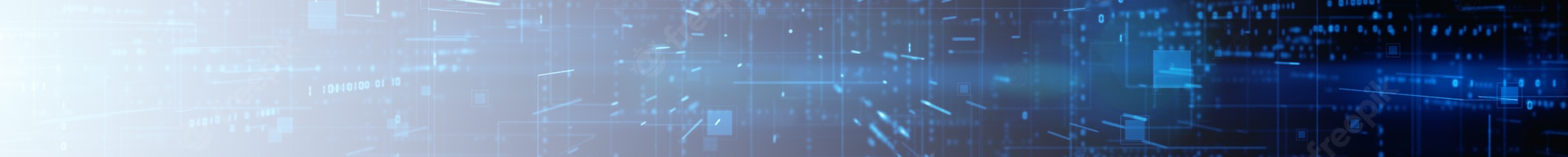
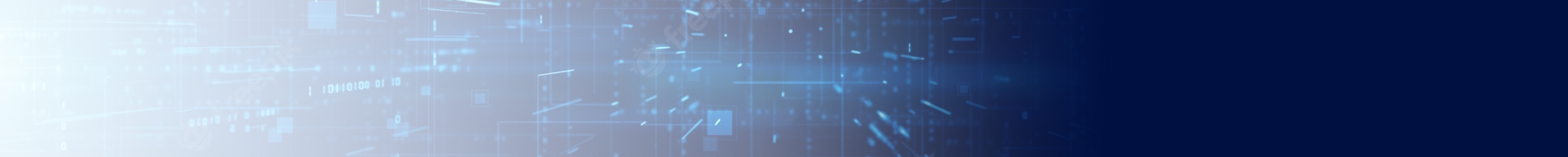
Layered file, before and after one edit (1568 x 157). Changes by layer:
added layer "Layer 2" above "Layer 1" over 767, 0, 1568, 157
